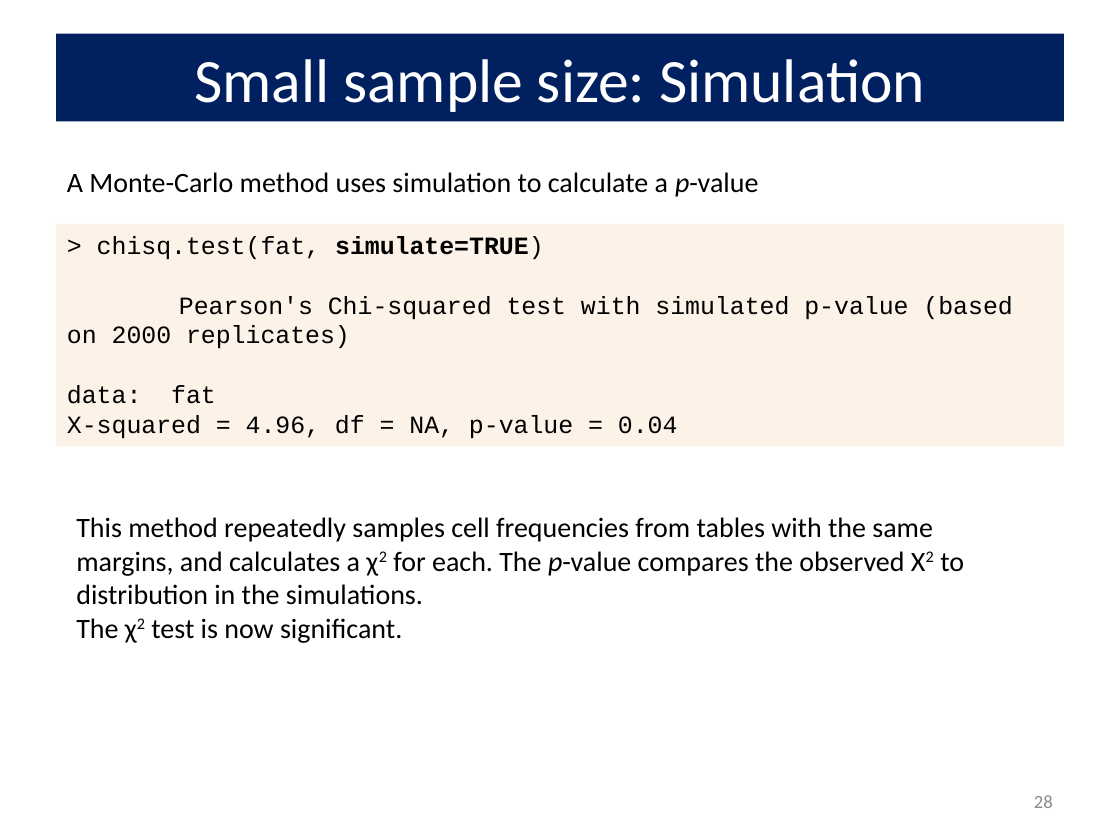
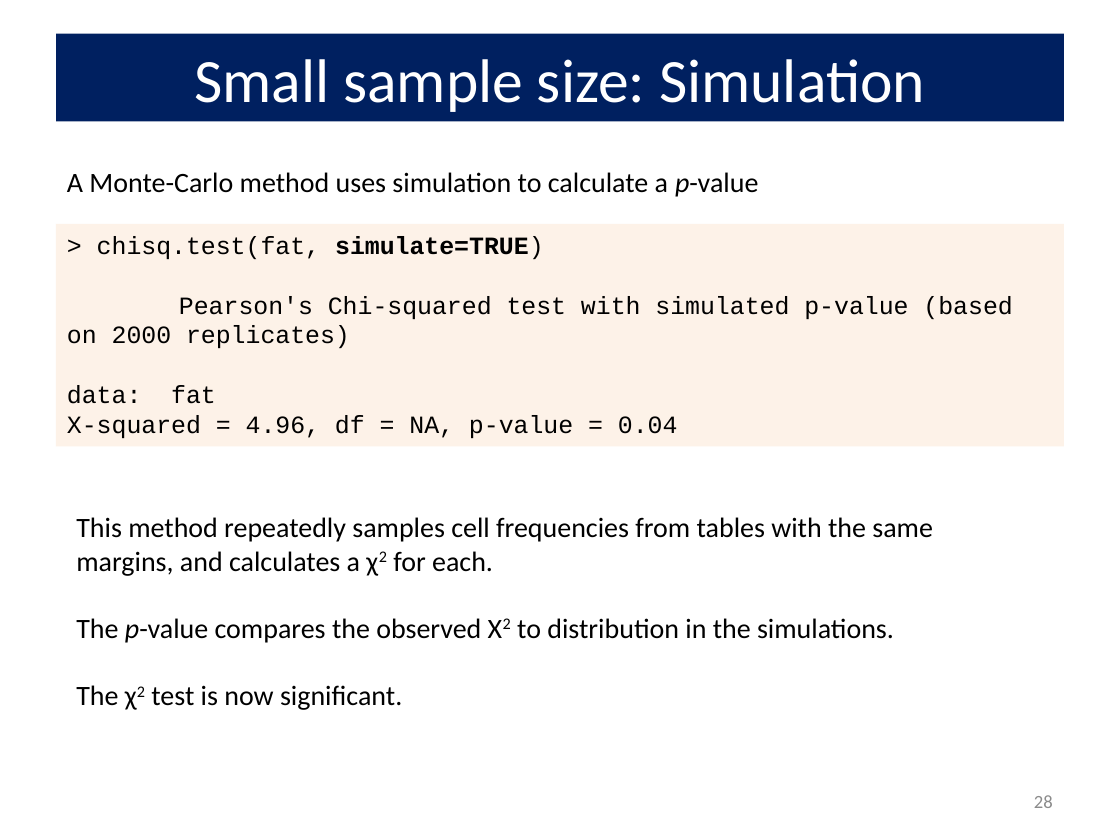
Before and after one commit to friendly/psy6136, a slide deck: slide 28 of lectures/03-Twoway1.pptx. Drawn at 1120x840 pixels with LibreOffice and Linux fonts; fonts in the diff are those of the drawing. Boxes give left, top, right and bottom in pixels: in the first picture for what was removed or moved away, otherwise in the second. Text is boxed around its words. In the diff, an @@ line names an element or a change of style, - is before the commit and + after.

Commit message:
update lectures

```diff
--- a/lectures/03-Twoway1.pptx
+++ b/lectures/03-Twoway1.pptx
@@ text at [76, 551, 894, 643]: text changed @@
-margins, and calculates a χ2 for each. The p-value compares the observed X2 to distribution in the simulations.
+margins, and calculates a χ2 for each.
+The p-value compares the observed X2 to distribution in the simulations.
```
Also in this commit, not shown: 6 other slides changed, 12 other files.
